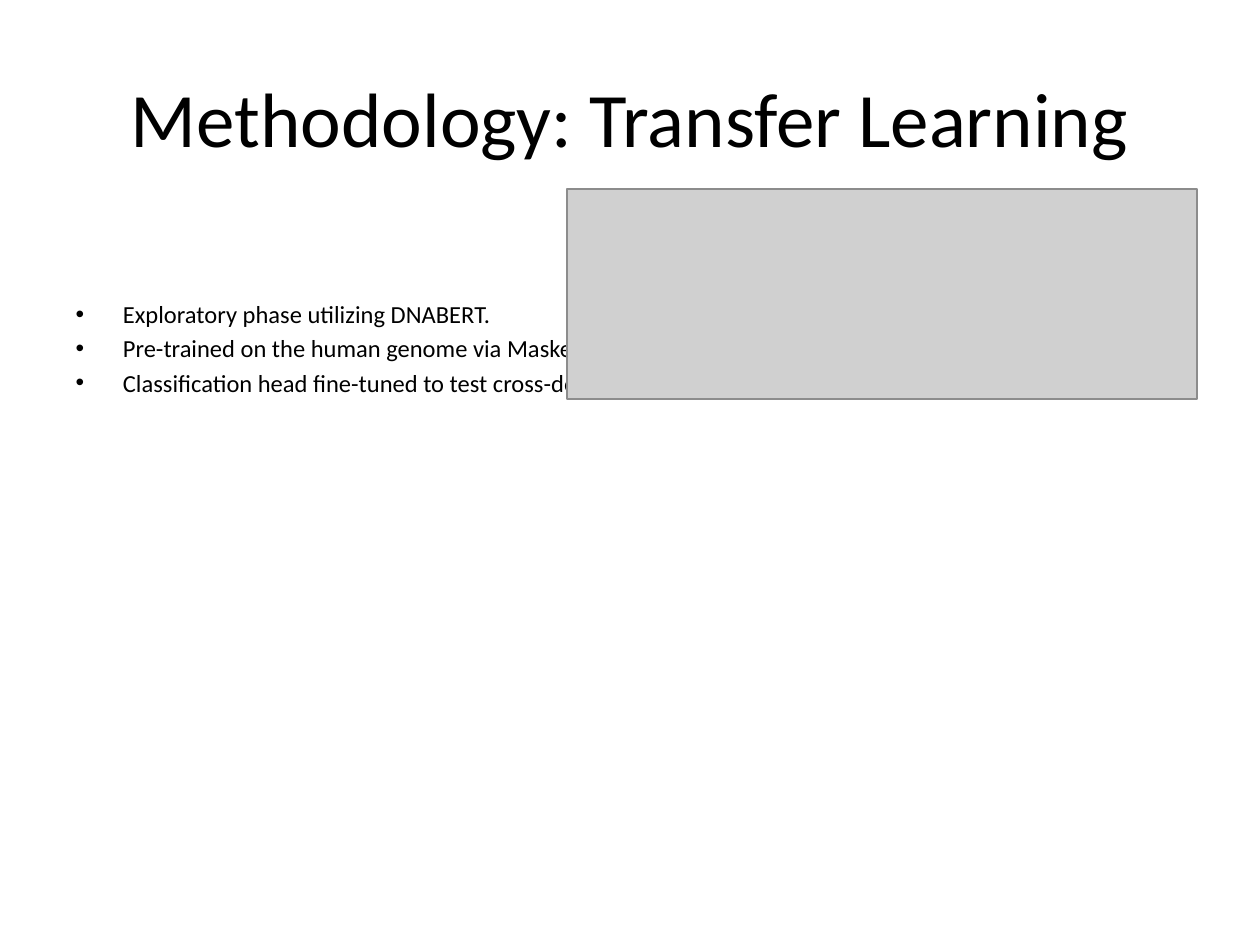
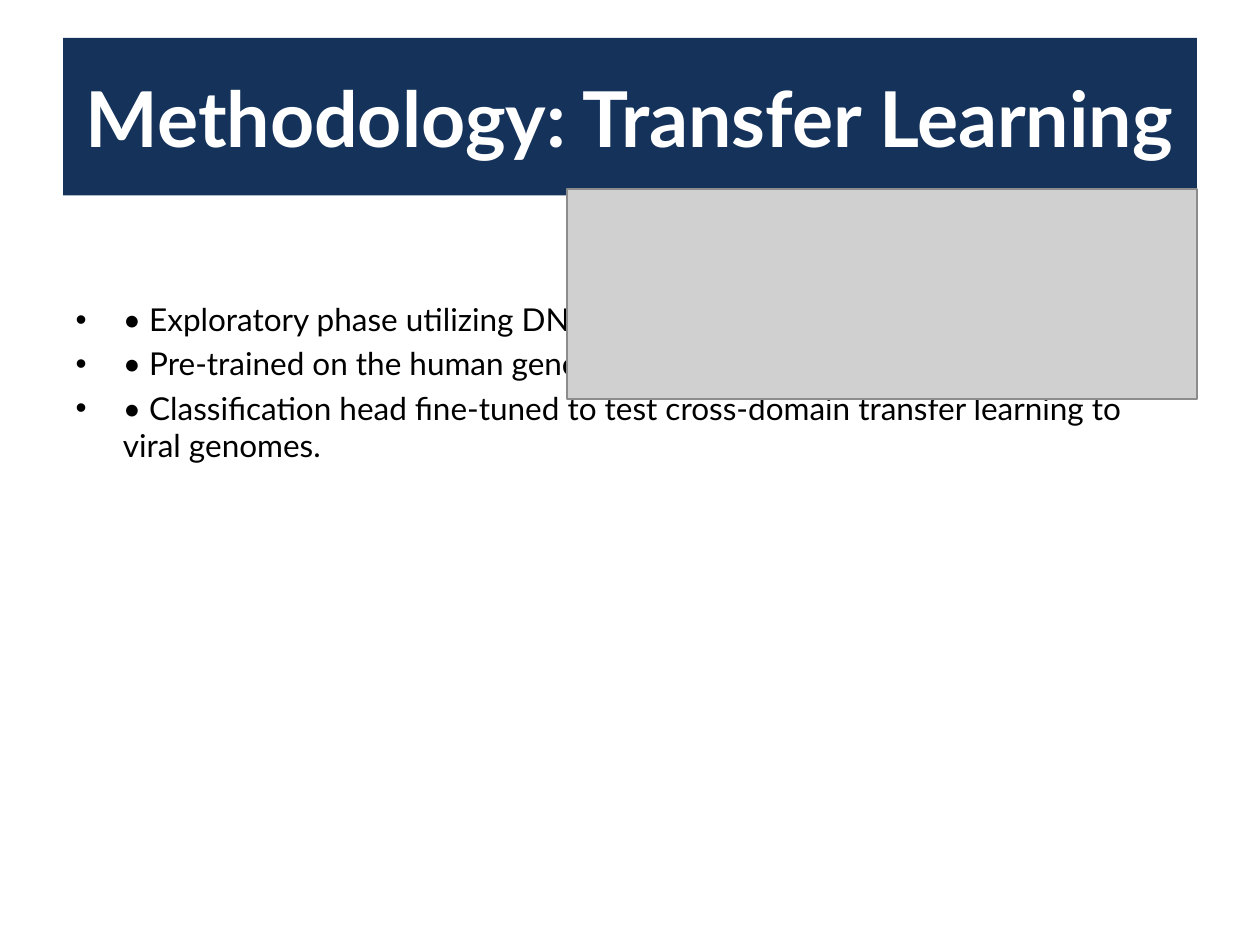
Before and after one commit to JNagawa/HIV_subtype_classifier_DeepLearning, a slide deck: slide 7 of reports/presentation.pptx. Drawn at 1260x945 pixels with LibreOffice and Linux fonts; fonts in the diff are those of the drawing; grey boxes stand for pictures. Boxes give left, top, right and bottom in pixels: in the first picture for what was removed or moved away, otherwise in the second. Text is boxed around its words. In the diff, an @@ line names an element or a change of style, - is before the commit and + after.

Commit message:
Apply premium dark blue styling, bold headers, and clean font sizing across the presentation

```diff
--- a/reports/presentation.pptx
+++ b/reports/presentation.pptx
@@ title "Methodology: Transfer Learning": place and size @@
-title "Methodology: Transfer Learning" at [131,93,1128,161]
+title "Methodology: Transfer Learning" at [63,38,1197,195]
@@ title "Methodology: Transfer Learning" at [63,38,1197,195]: font Calibri to Lato, text colour #000000 to #FFFFFF, bold on; fill none to #14325A @@
@@ text at [123,304,1121,463]: text changed; size 14 to 18 pt; font Calibri to Lato @@
-• Exploratory phase utilizing DNABERT.
-• Pre-trained on the human genome via Masked Language Modeling.
-• Classification head fine-tuned to test cross-domain transfer learning to viral genomes.
+• • Exploratory phase utilizing DNABERT.
+• • Pre-trained on the human genome via Masked Language Modeling.
+• • Classification head fine-tuned to test cross-domain transfer learning to viral genomes.
```
Also in this commit, not shown: 14 other slides changed, 1 other file.
